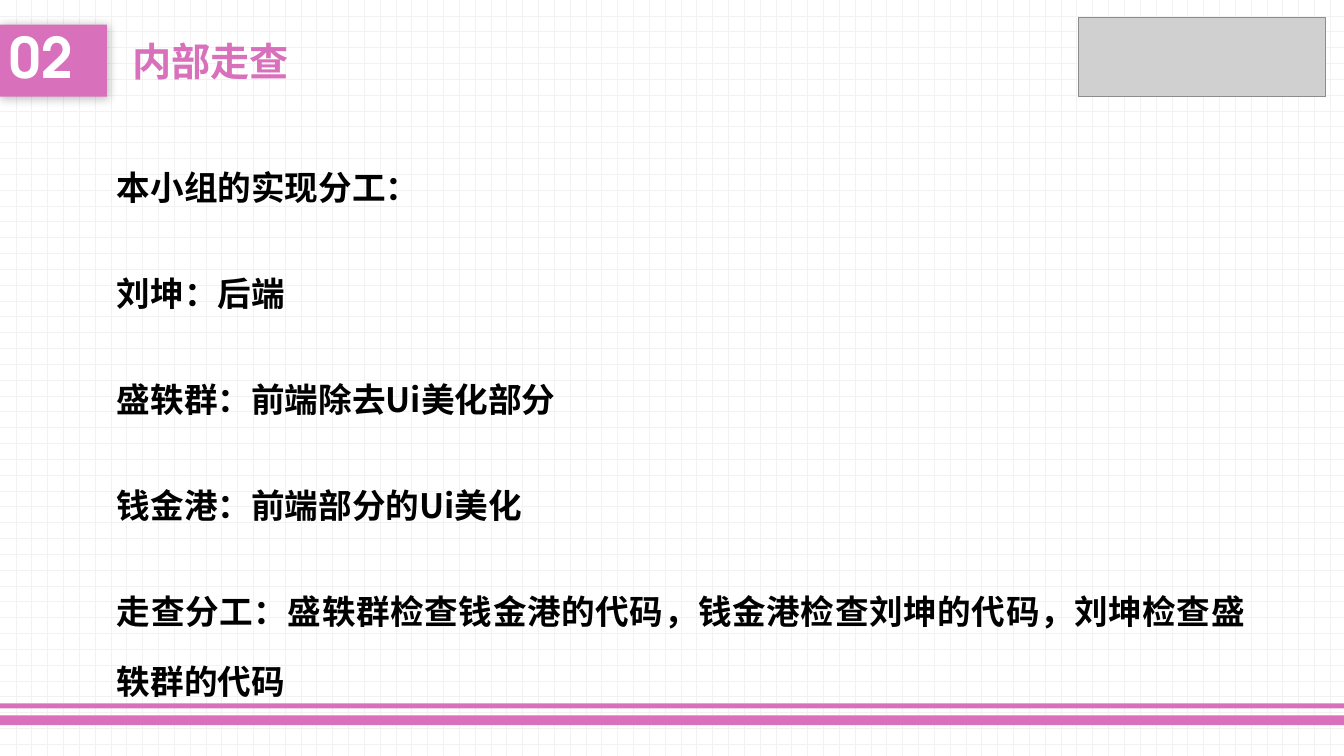
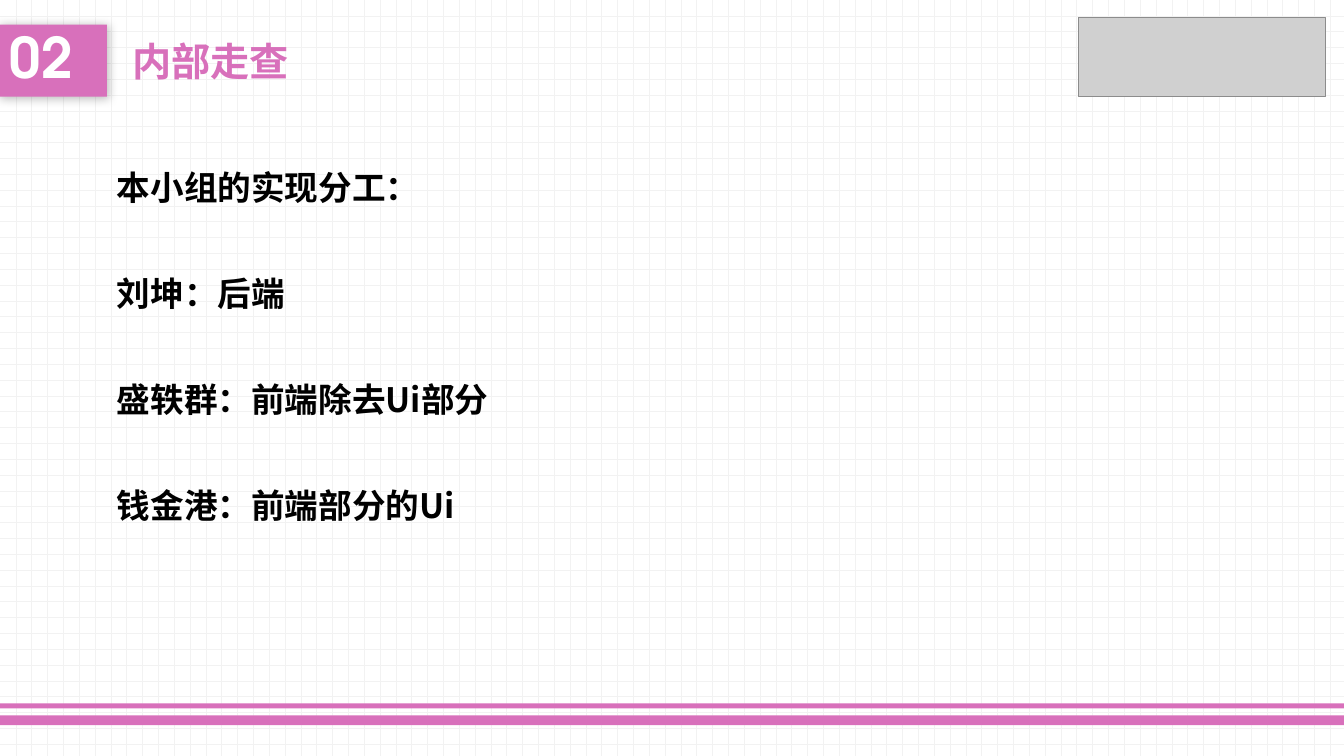
Before and after one commit to liuk5546/campaigo, a slide deck: slide 11 of doc/实现阶段/SE-2017秋-G10-实现阶段PPT最新.pptx. Drawn at 1344x756 pixels with LibreOffice and Linux fonts; fonts in the diff are those of the drawing; grey boxes stand for pictures. Boxes give left, top, right and bottom in pixels: in the first picture for what was removed or moved away, otherwise in the second. Text is boxed around its words. In the diff, an @@ line names an element or a change of style, - is before the commit and + after.

```diff
--- a/doc/实现阶段/SE-2017秋-G10-实现阶段PPT最新.pptx
+++ b/doc/实现阶段/SE-2017秋-G10-实现阶段PPT最新.pptx
@@ text at [117, 383, 488, 521]: text changed @@
-盛轶群：前端除去Ui美化部分
-钱金港：前端部分的Ui美化
-走查分工：盛轶群检查钱金港的代码，钱金港检查刘坤的代码，刘坤检查盛轶群的代码
+盛轶群：前端除去Ui部分
+钱金港：前端部分的Ui
```
Also in this commit, not shown: 5 other slides changed, 4 slides added, 5 other files.
